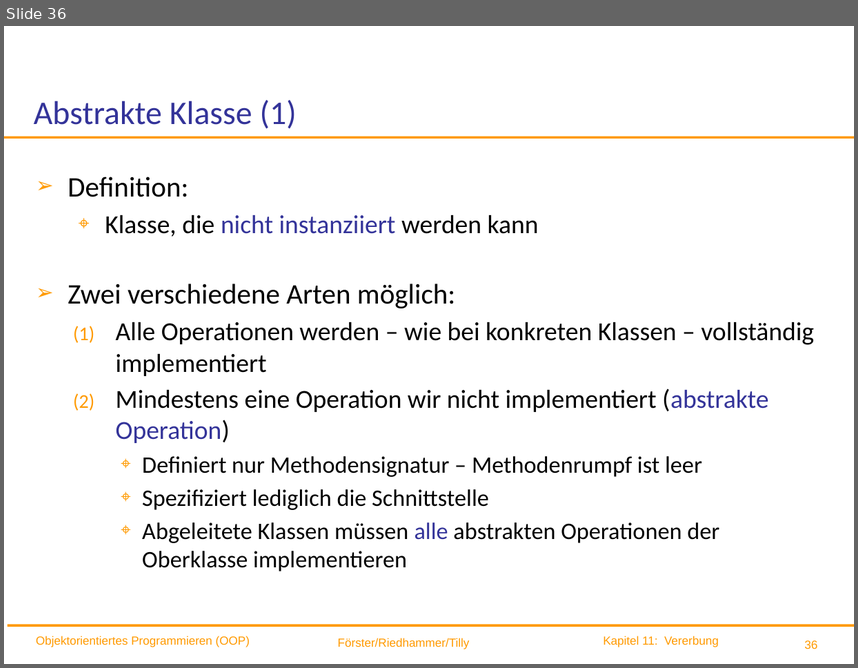
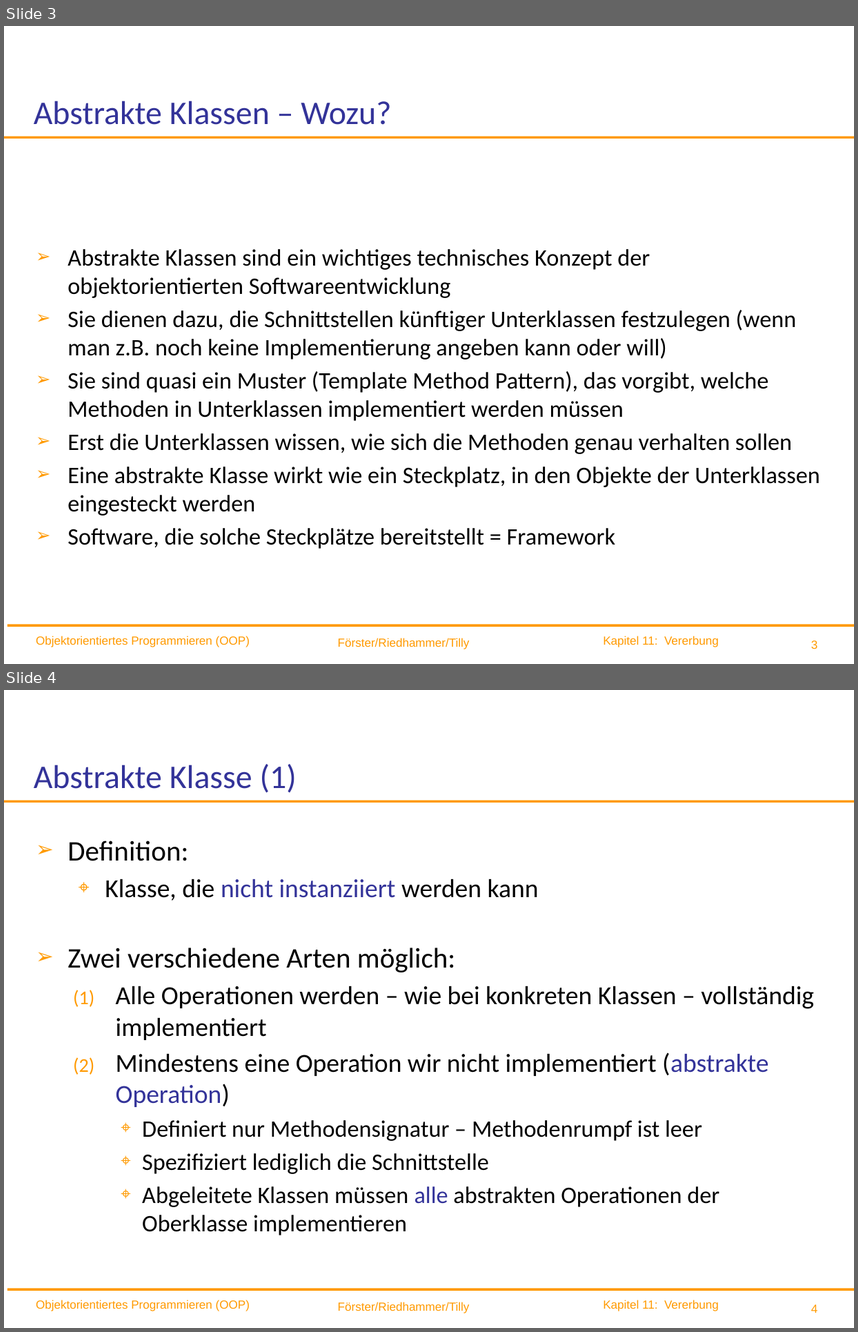
Before and after one commit to ingexue/hsro-wif-oop.github.io, a slide deck: 11-vererbung/vererbung.pptx. Shown one above the other, each under a label of ours: slide 36 before the commit, slides 3 and 4 after it. The pictures are 858x668 and 858x1332 pixels, drawn with LibreOffice and Linux fonts; fonts in the diff are those of the drawing; background and template pictures are left out. Boxes give left, top, right and bottom in pixels: in the first picture for what was removed or moved away, otherwise in the second. Text is boxed around its words. In the diff, an @@ line names an element or a change of style, - is before the commit and + after.

```diff
--- a/11-vererbung/vererbung.pptx
+++ b/11-vererbung/vererbung.pptx
@@ slide 3 added at [4, 26, 854, 664], background #FFFFFF; not listed: 6 template elements that a slide beside it also shows @@
@@ title added at [34, 101, 391, 125], 28 pt, text #333399 @@
+Abstrakte Klassen – Wozu?
@@ text added at [67, 249, 820, 548], 20 pt, text #000000 @@
+➢ Abstrakte Klassen sind ein wichtiges technisches Konzept der objektorientierten Softwareentwicklung
+➢ Sie dienen dazu, die Schnittstellen künftiger Unterklassen festzulegen (wenn man z.B. noch keine Implementierung angeben kann oder will)
+➢ Sie sind quasi ein Muster (Template Method Pattern), das vorgibt, welche Methoden in Unterklassen implementiert werden müssen
+➢ Erst die Unterklassen wissen, wie sich die Methoden genau verhalten sollen
+➢ Eine abstrakte Klasse wirkt wie ein Steckplatz, in den Objekte der Unterklassen eingesteckt werden
+➢ Software, die solche Steckplätze bereitstellt = Framework
@@ what was slide 36 is now slide 4 @@
@@ page number at [811, 1304, 818, 1312]: text changed @@
-36
+4
```
Also in this commit, not shown: 11 slides changed, 10 other slides added, 34 slides removed, 11 other files.
